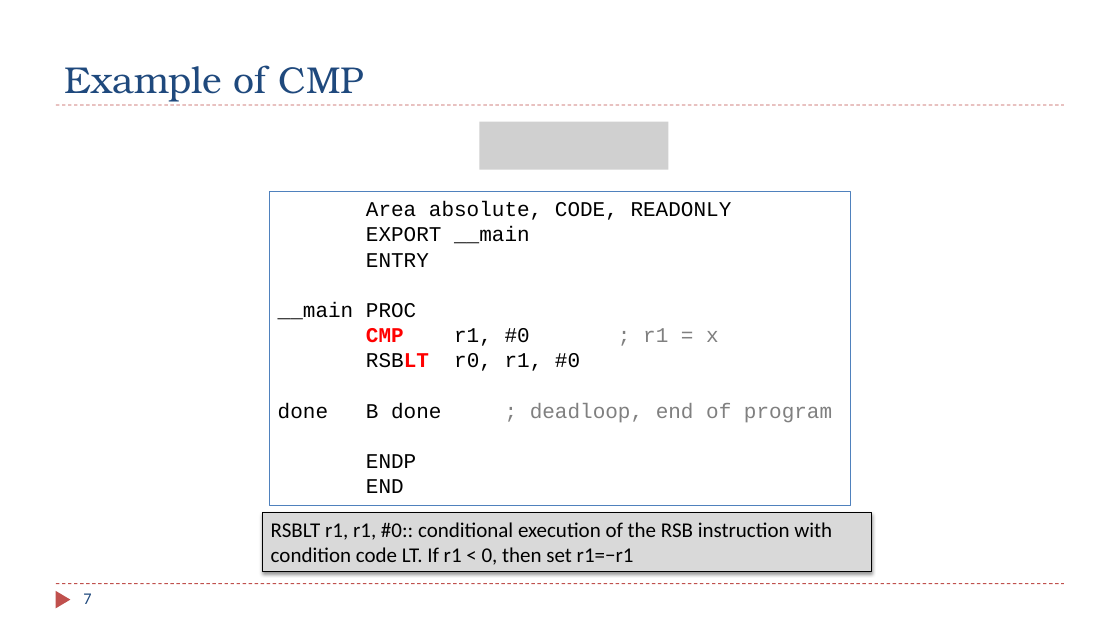
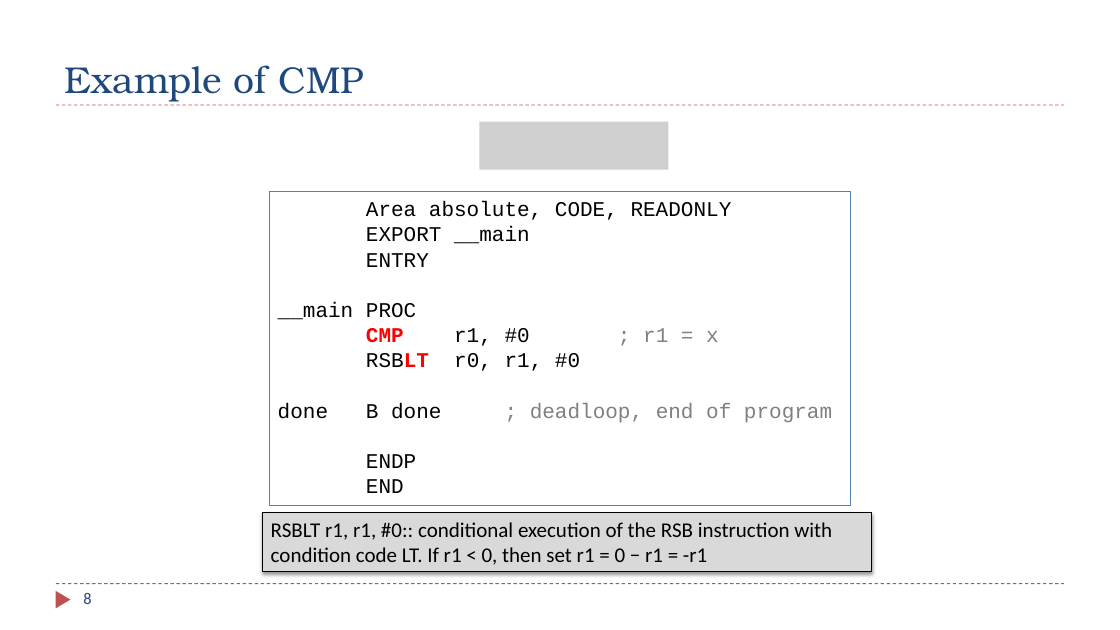
Before and after one commit to guhofstra/CSC111Fa25, a slide deck: slide 8 of PPTs/Ch6_ARM_Control_Flow.pptx (slide 7 before the commit). Drawn at 1120x630 pixels with LibreOffice and Linux fonts; fonts in the diff are those of the drawing; grey boxes stand for pictures. Boxes give left, top, right and bottom in pixels: in the first picture for what was removed or moved away, otherwise in the second. Text is boxed around its words. In the diff, an @@ line names an element or a change of style, - is before the commit and + after.

```diff
--- a/PPTs/Ch6_ARM_Control_Flow.pptx
+++ b/PPTs/Ch6_ARM_Control_Flow.pptx
@@ text in rectangle at bbox=[271, 522, 832, 565]: text changed @@
-RSBLT r1, r1, #0:: conditional execution of the RSB instruction with condition code LT. If r1 < 0, then set r1=−r1
+RSBLT r1, r1, #0:: conditional execution of the RSB instruction with condition code LT. If r1 < 0, then set r1 = 0 − r1 = -r1
@@ page number at bbox=[83, 593, 91, 604]: text changed @@
-7
+8
```
Also in this commit, not shown: 4 other slides changed, 1 slide added, 6 other files.
